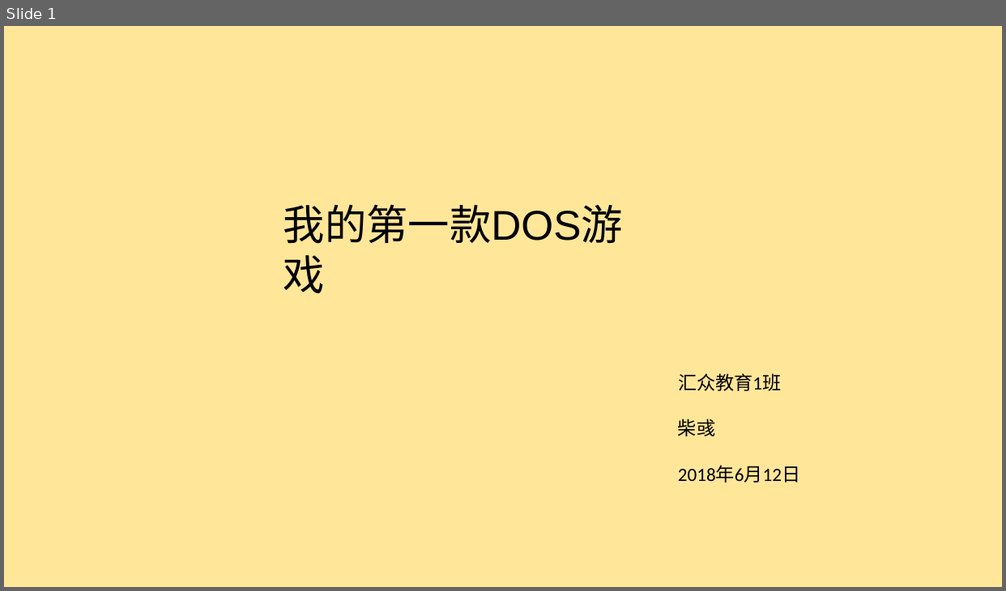
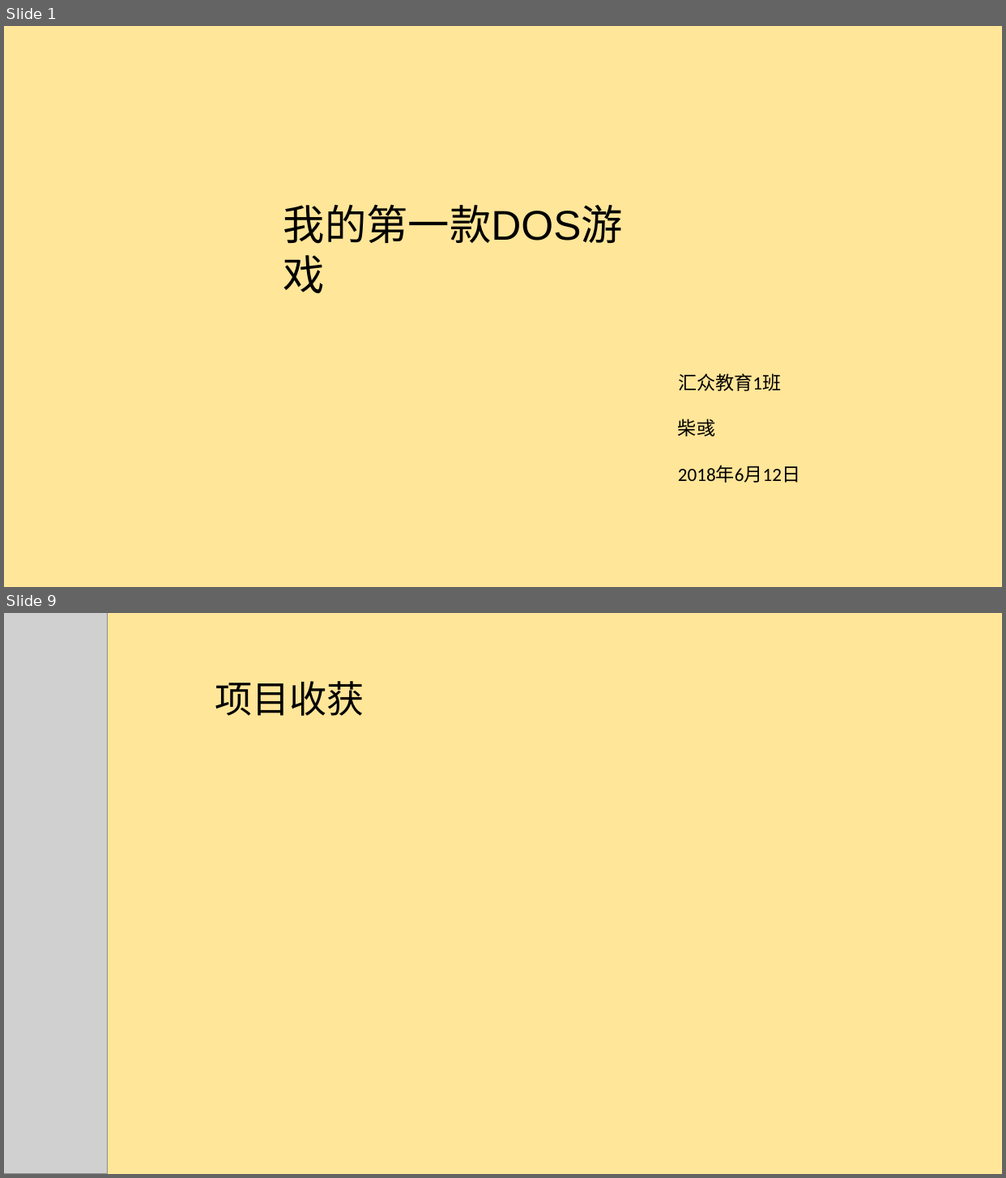
Before and after one commit to CatherineIsNotHere/MyStudyProject, a slide deck: 演示文稿1.pptx. Shown one above the other, each under a label of ours: slide 1 before the commit, slides 1 and 9 after it; the slides between them are not shown. The pictures are 1006x591 and 1006x1178 pixels, drawn with LibreOffice and Linux fonts; fonts in the diff are those of the drawing; grey boxes stand for pictures. Boxes give left, top, right and bottom in pixels: in the first picture for what was removed or moved away, otherwise in the second. Text is boxed around its words. In the diff, an @@ line names an element or a change of style, - is before the commit and + after.

```diff
--- a/演示文稿1.pptx
+++ b/演示文稿1.pptx
@@ slide 9 added at (4, 613, 1002, 1174), background #FFE699 @@
@@ picture added at (4, 613, 108, 1174) @@
@@ text added at (215, 681, 364, 716), 36 pt, text #000000 @@
+项目收获
```
Also in this commit, not shown: 7 other slides added, 8 slides removed, 5 other files.
